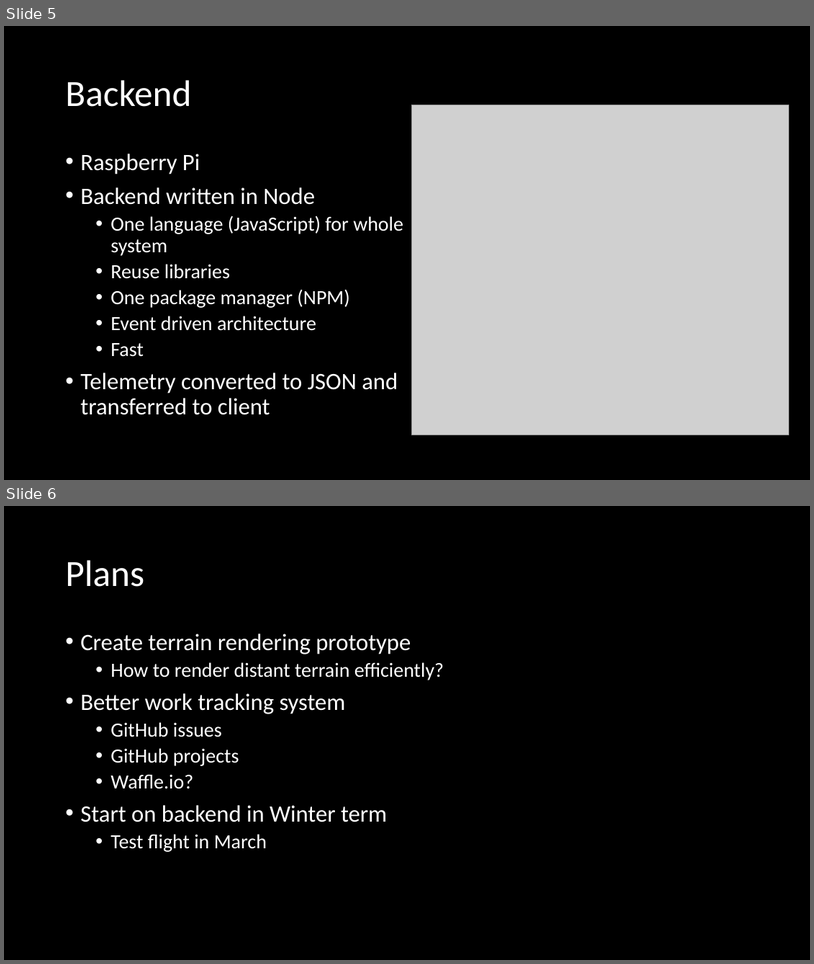
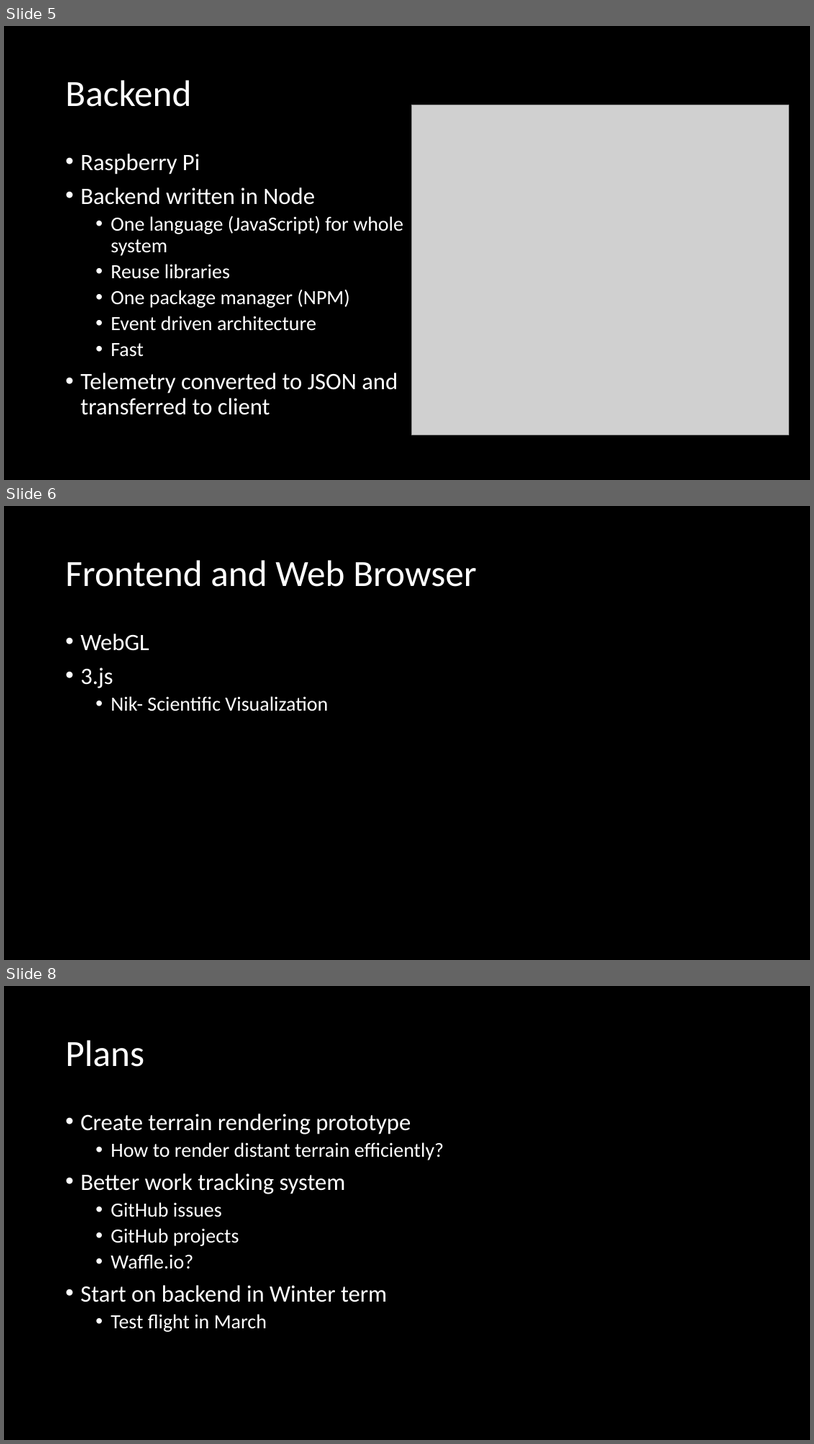
Before and after one commit to 100k-rocketry/groundstation, a slide deck: doc/presentations/FallProgressReport.pptx. Shown one above the other, each under a label of ours: slides 5 and 6 before the commit, slides 5, 6 and 8 after it; the slides between them are not shown. The pictures are 814x964 and 814x1444 pixels, drawn with LibreOffice and Linux fonts; fonts in the diff are those of the drawing; grey boxes stand for pictures. Boxes give left, top, right and bottom in pixels: in the first picture for what was removed or moved away, otherwise in the second. Text is boxed around its words. In the diff, an @@ line names an element or a change of style, - is before the commit and + after.

```diff
--- a/doc/presentations/FallProgressReport.pptx
+++ b/doc/presentations/FallProgressReport.pptx
@@ slide 6 added at [4, 506, 810, 960], background #000000 @@
@@ title added at [65, 560, 477, 587], 44 pt, text #FFFFFF @@
+Frontend and Web Browser
@@ text added at [80, 633, 328, 711], 24 pt, text #FFFFFF @@
+• WebGL
+• 3.js
+  • Nik- Scientific Visualization
@@ what was slide 6 is now slide 8 @@
```
Also in this commit, not shown: 1 slide changed, 1 other slide added, 2 slides removed, 2 other files.
